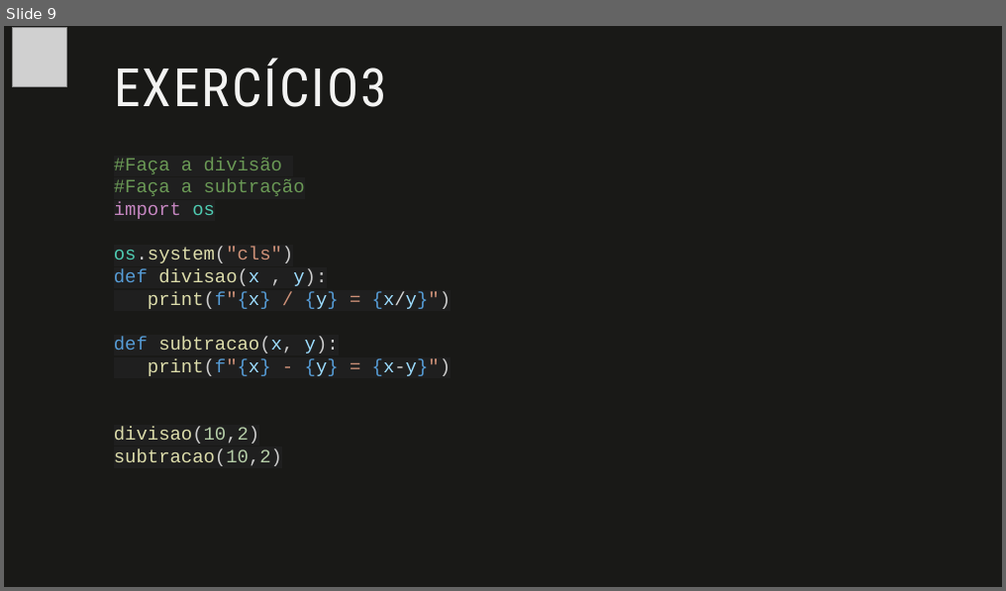
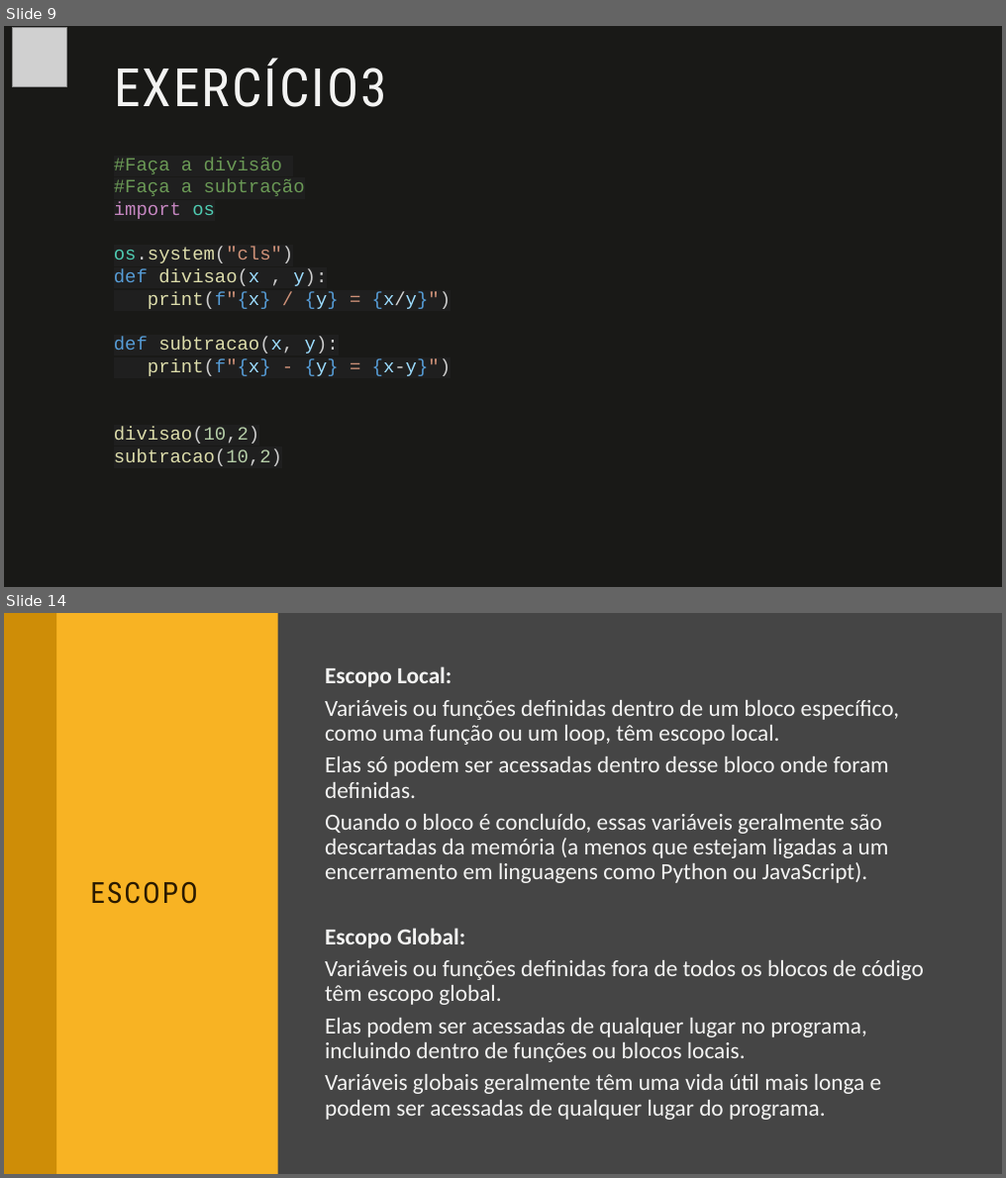
Before and after one commit to fabio-sudo/PythonCurso, a slide deck: Python_Dev/Python Intermediário/Material Python/1- Funções em Python.pptx. Shown one above the other, each under a label of ours: slide 9 before the commit, slides 9 and 14 after it; the slides between them are not shown. The pictures are 1006x591 and 1006x1178 pixels, drawn with LibreOffice and Linux fonts; fonts in the diff are those of the drawing; grey boxes stand for pictures. Boxes give left, top, right and bottom in pixels: in the first picture for what was removed or moved away, otherwise in the second. Text is boxed around its words. In the diff, an @@ line names an element or a change of style, - is before the commit and + after.

```diff
--- a/Python_Dev/Python Intermediário/Material Python/1- Funções em Python.pptx
+++ b/Python_Dev/Python Intermediário/Material Python/1- Funções em Python.pptx
@@ slide 14 added at [4, 613, 1002, 1174], background #454545 @@
@@ freeform shape added at [4, 613, 76, 1174], fill #F3F3F2 @@
@@ rectangle added at [4, 613, 1002, 1174], fill #454545 @@
@@ rectangle added at [4, 613, 278, 1174], fill #F8B323 @@
@@ rectangle added at [4, 613, 56, 1174], fill #CE8D07 @@
@@ rectangle added at [979, 613, 1002, 1174], fill #F8B323 @@
@@ text added at [325, 666, 924, 1120], 22.2 pt, text #F3F3F2 @@
+Escopo Local:
+Variáveis ou funções definidas dentro de um bloco específico, como uma função ou um loop, têm escopo local.
+Elas só podem ser acessadas dentro desse bloco onde foram definidas.
+Quando o bloco é concluído, essas variáveis geralmente são descartadas da memória (a menos que estejam ligadas a um encerramento em linguagens como Python ou JavaScript).
+Escopo Global:
+Variáveis ou funções definidas fora de todos os blocos de código têm escopo global.
+Elas podem ser acessadas de qualquer lugar no programa, incluindo dentro de funções ou blocos locais.
+Variáveis globais geralmente têm uma vida útil mais longa e podem ser acessadas de qualquer lugar do programa.
@@ title added at [90, 882, 197, 904], 28 pt, text #2A1A00 @@
+ESCOPO
```
Also in this commit, not shown: 6 other slides added, 1 slide removed, 3 other files.
